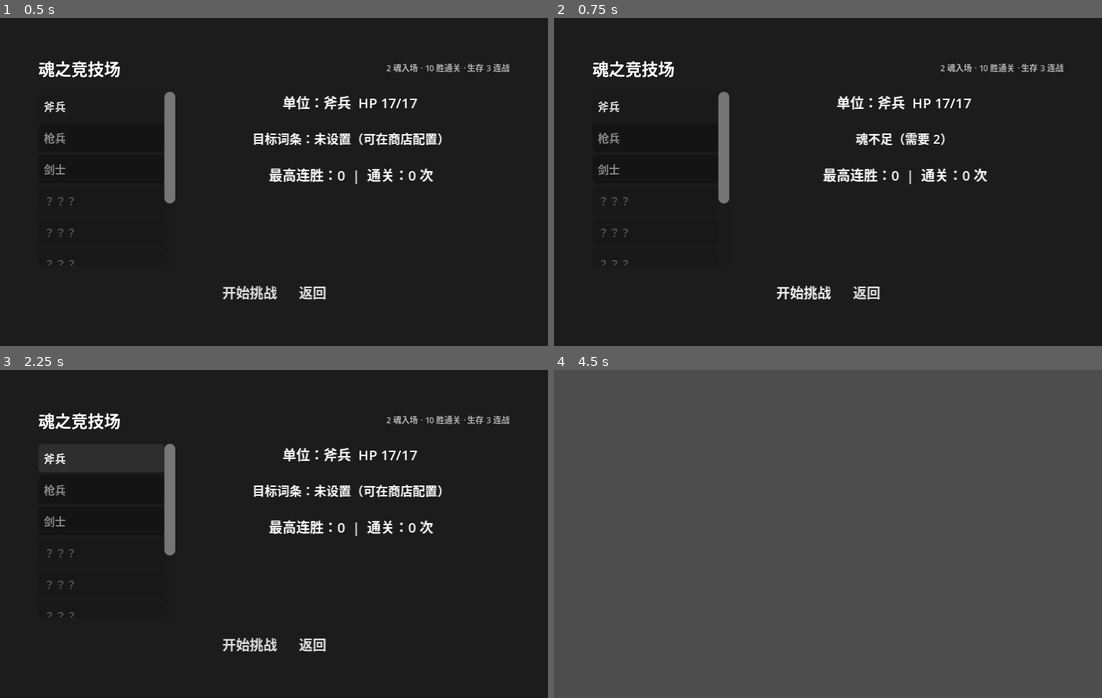
Above: before the commit, frames 1-4 (two rows, left to right).
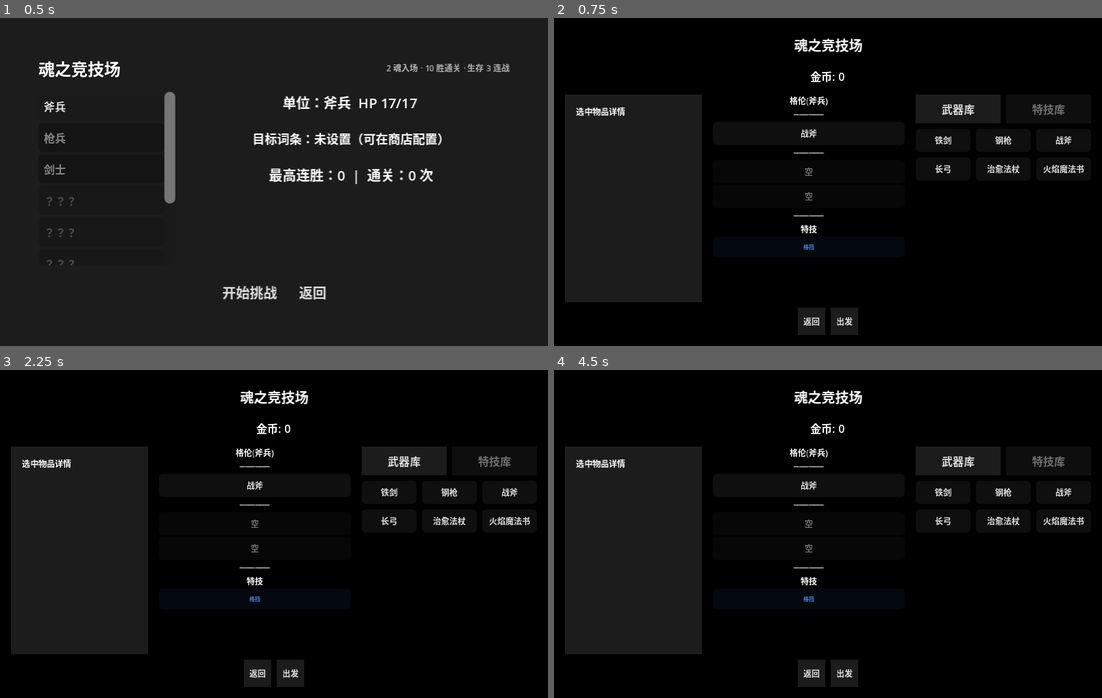
Above: after the commit, the same moments.

Repository: ZhuXilin/Dev_Project_260730
Game: Godot game, scene res://content/scenes/ui/Arena.tscn
The game is run twice, just before and just after one commit, with the same random seed, the same clock (stepped at 60 frames per second) and the same inputs. This scene is started directly instead of the project's main scene. Sound files missing from this copy of the repository are replaced by a short silence.
Inputs:
- Up to frame 1 (0.5 s): no input
- Up to frame 2 (0.75 s): click "开始挑战" at 0.5 s
- Up to frame 3 (2.25 s): click "开始挑战" at 1.25 s; click "斧兵" at 2 s
- Up to frame 4 (4.5 s): click "枪兵" at 2.75 s; click "剑士" at 3.5 s; click "返回" at 4.25 s

Frame 1 is identical in both runs. In frame 2, 68% of the frame differs, in the area x 0-100%, y 0-100%; in frame 3, 69%; in frame 4, 100%.

Commit message:
Rework arena

Diff:
--- a/function/global/ArenaEquipContext.gd
+++ b/function/global/ArenaEquipContext.gd
@@ -2,11 +2,13 @@
 class_name ArenaEquipContext
 extends EquipContext
 
-var arena_gold : int = 100
+var arena_gold : int = 0
 var player_data : UnitData = null
 var passives : Array = [null, null, null, null]
 var locked_talent_id : String = ""
-var talent_swap_chances : int = 1   # 剩余可换特技次数（开局给 1）
+
+# 特技切换成本（ARENA_REST 模式使用；DEPLOY 免费）
+var talent_swap_cost : int = 100
 
 func get_context_id() -> String: return "arena"
 func get_title() -> String: return "魂之竞技场"
@@ -33,22 +35,25 @@
 	if idx < 0 or idx >= passives.size(): return
 	passives[idx] = null
 
-# ---- 铁匠铺（竞技场有，消耗金币） ----
+# ---- 铁匠铺 ----
 func has_forge() -> bool: return true
 
-# ---- 特技（有限次数可换） ----
-func is_talent_locked() -> bool: return talent_swap_chances <= 0
+# ---- 特技（消耗金币，不限次数） ----
+func is_talent_locked() -> bool: return false
 
 func lock_talent(talent_id: String) -> void:
 	locked_talent_id = talent_id
 
+func can_swap_talent() -> bool:
+	return arena_gold >= talent_swap_cost
+
 func consume_talent_swap() -> bool:
-	if talent_swap_chances <= 0: return false
-	talent_swap_chances -= 1
+	if arena_gold < talent_swap_cost: return false
+	arena_gold -= talent_swap_cost
 	return true
 
-func grant_talent_swap(count: int = 1) -> void:
-	talent_swap_chances += count
+func get_talent_swap_cost() -> int:
+	return talent_swap_cost
 
 # ---- 确认 ----
 func on_confirm() -> void:
--- a/function/script/Arena.gd
+++ b/function/script/Arena.gd
@@ -5,7 +5,6 @@
 # ============================================================
 #  常量
 # ============================================================
-const ENTRY_COST : int = 2
 const CLEAR_TARGET : int = 10
 const SURVIVAL_ROUNDS : int = 3
 const CRYSTAL_PER_SOUL : int = 100
@@ -17,20 +16,30 @@
 const RETENTION_SURVIVAL : float = 0.1
 const RETREAT_RATIO : float = 0.8
 
-const GOLD_NORMAL : int = 100
-const GOLD_ELITE : int = 250
-const GOLD_BOSS : int = 500
-
-const CRYSTAL_NORMAL : int = 20
-const CRYSTAL_ELITE : int = 40
-const CRYSTAL_BOSS : int = 80
-
-const GOLD_SURVIVAL : Array = [200, 300, 500]
-const CRYSTAL_SURVIVAL : Array = [60, 80, 120]
-
-const SOUL_ELITE : int = 1
-const SOUL_BOSS : int = 2
-const SOUL_SURVIVAL_BOSS : int = 3
+# ---- 关键节点参与费 ----
+const ENTRY_COST_ELITE : int = 1
+const ENTRY_COST_BOSS : int = 2
+
+# ---- 战斗奖励递增（索引 = 当前已赢场数） ----
+const GOLD_BY_STREAK : Array = [
+	80, 100, 120, 150,
+	300,
+	200, 250, 300, 400,
+	700,
+]
+const CRYSTAL_BY_STREAK : Array = [
+	10, 15, 20, 30,
+	60,
+	40, 50, 60, 80,
+	150,
+]
+const GOLD_SURVIVAL : Array = [300, 400, 700]
+const CRYSTAL_SURVIVAL : Array = [70, 100, 200]
+
+# ---- 关键节点胜利魂奖励 ----
+const SOUL_ELITE : int = 2
+const SOUL_BOSS : int = 3
+const SOUL_SURVIVAL_BOSS : int = 5
 
 const ENEMY_SCALE_BY_STREAK : Array = [1.0, 1.15, 1.30, 1.45, 1.8, 1.75, 1.9, 2.05, 2.2, 2.5]
 const ENEMY_SCALE_SURVIVAL : Array = [2.5, 2.8, 3.2]
@@ -43,7 +52,7 @@
 #  局内状态
 # ============================================================
 var _phase : Phase = Phase.IDLE
-var _arena_gold : int = 100
+var _arena_gold : int = 0
 var _arena_crystals : int = 0
 var _streak : int = 0
 var _survival_round : int = 0
@@ -54,7 +63,6 @@
 var _run_total_crystals : int = 0
 var _run_total_soul : int = 0
 var _arena_passives : Array = [null, null, null, null]
-var _talent_swap_chances : int = 1
 
 # ============================================================
 #  节点引用
@@ -161,15 +169,15 @@
 	else:
 		var next_type = "普通"
 		if _streak == 4:
-			next_type = "★ 精英"
+			next_type = "★ 精英（付 %d 魂）" % ENTRY_COST_ELITE
 		elif _streak == 9:
-			next_type = "★ BOSS"
+			next_type = "★ BOSS（付 %d 魂）" % ENTRY_COST_BOSS
 		streak_label.text = "进度：%d / %d  |  下一战：%s  |  结晶：%d" % [
 			_streak, CLEAR_TARGET, next_type, _arena_crystals
 		]
 
 # ============================================================
-#  开始
+#  开始（免费入场）
 # ============================================================
 func _on_start_pressed():
 	if _phase != Phase.IDLE:
@@ -177,11 +185,7 @@
 	if not _current_player_data:
 		_show_hint("请先选择单位")
 		return
-	if GameState.soul < ENTRY_COST:
-		_show_hint("魂不足（需要 %d）" % ENTRY_COST)
-		return
-
-	GameState.soul -= ENTRY_COST
+
 	GameState.arena_total_runs += 1
 	SaveManager.auto_save()
 
@@ -199,7 +203,7 @@
 
 func _init_arena_state():
 	_phase = Phase.NORMAL
-	_arena_gold = 100
+	_arena_gold = 0
 	_arena_crystals = 0
 	_streak = 0
 	_survival_round = 0
@@ -208,7 +212,6 @@
 	_run_total_crystals = 0
 	_run_total_soul = 0
 	_arena_passives = [null, null, null, null]
-	_talent_swap_chances = 1
 	_locked_talent_id = ""
 
 	_current_player_data.reset_combat_buffs()
@@ -248,24 +251,32 @@
 # ============================================================
 func _run_battle_loop():
 	while _phase != Phase.END:
-		var shop_action = await _show_shop()
-
+		# ---- 关键节点：付参与费 ----
+		var entry_choice = await _check_entry_fee()
 		if not is_inside_tree():
 			return
-
+		if entry_choice == "decline":
+			_arena_crystals = int(_arena_crystals * RETREAT_RATIO)
+			_show_summary(true, "撤离")
+			return
+
+		# ---- 商店 ----
+		var shop_action = await _show_shop()
+		if not is_inside_tree():
+			return
 		if shop_action == "quit":
 			_show_summary(false, "放弃")
 			return
 
+		# ---- 战斗 ----
 		var winner = await _do_one_battle()
-
 		if not is_inside_tree():
 			return
-
 		if winner != 0:
 			_show_summary(false, "失败")
 			return
 
+		# ---- 胜利后处理 ----
 		if _phase == Phase.NORMAL:
 			_streak += 1
 			_run_best_streak = maxi(_run_best_streak, _streak)
@@ -282,7 +293,6 @@
 					_phase = Phase.SURVIVAL
 					_survival_round = 0
 				else:
-					_arena_crystals = int(_arena_crystals * RETREAT_RATIO)
 					_show_summary(true, "撤离")
 					return
 
@@ -296,6 +306,82 @@
 		SaveManager.auto_save()
 
 # ============================================================
+#  关键节点参与费
+# ============================================================
+func _check_entry_fee() -> String:
+	if _phase != Phase.NORMAL:
+		return "accept"
+
+	var cost = 0
+	if _streak == 4:
+		cost = ENTRY_COST_ELITE
+	elif _streak == 9:
+		cost = ENTRY_COST_BOSS
+	else:
+		return "accept"
+
+	# ---- 弹面板 ----
+	var choice = await _show_entry_fee_panel(cost)
+	if choice != "accept":
+		return "decline"
+
+	# ---- 扣魂 ----
+	if GameState.soul < cost:
+		return "decline"
+	GameState.soul -= cost
+	SaveManager.auto_save()
+	return "accept"
+
+func _show_entry_fee_panel(cost: int) -> String:
+	var scene = load(Config.PATHS.CONFIRM_UI)
+	if not scene:
+		return "decline"
+
+	var ui = scene.instantiate()
+	add_child(ui)
+
+	var is_boss = (cost == ENTRY_COST_BOSS)
+	var next_label = "BOSS" if is_boss else "精英"
+	var win_soul = SOUL_BOSS if is_boss else SOUL_ELITE
+
+	var soul_now = GameState.soul
+	var can_afford = soul_now >= cost
+
+	var msg = "【关键节点 · %s】\n\n" % next_label
+	msg += "下一战难度大幅提升。\n"
+	msg += "胜利奖励：+%d 魂 + 大额金币 / 结晶\n\n" % win_soul
+	msg += "参与费：%d 魂\n" % cost
+	msg += "当前魂：%d\n\n" % soul_now
+	if not can_afford:
+		msg += "⚠ 魂不足，只能撤离\n"
+	msg += "是否支付参与费继续挑战？"
+
+	var holder = {"value": ""}
+	if can_afford:
+		ui.show_confirm(
+			msg,
+			"支付继续",
+			"撤离结算",
+			func(): holder["value"] = "accept",
+			func(): holder["value"] = "decline",
+			true
+		)
+	else:
+		ui.show_confirm(
+			msg,
+			"撤离结算",
+			"",
+			func(): holder["value"] = "decline",
+			func(): pass,
+			false
+		)
+
+	while is_instance_valid(ui) and holder["value"] == "":
+		await get_tree().process_frame
+	await get_tree().process_frame
+	return holder["value"]
+
+# ============================================================
 #  商店
 # ============================================================
 func _show_shop() -> String:
@@ -304,7 +390,6 @@
 	ctx.player_data = _current_player_data
 	ctx.passives = _arena_passives.duplicate()
 	ctx.locked_talent_id = _locked_talent_id
-	ctx.talent_swap_chances = _talent_swap_chances
 
 	var scene = load(Config.PATHS.EQUIPMENT_CONFIG)
 	if not scene:
@@ -329,14 +414,12 @@
 	)
 
 	await panel.tree_exited
-
 	if not is_inside_tree():
 		return "quit"
 
 	_arena_gold = ctx.arena_gold
 	_arena_passives = ctx.passives.duplicate()
 	_locked_talent_id = ctx.locked_talent_id
-	_talent_swap_chances = ctx.talent_swap_chances
 
 	if _locked_talent_id != "" and _current_player_data:
 		GameState.arena_target_talents[_current_player_data.unit_name] = _locked_talent_id
@@ -392,7 +475,7 @@
 		_arena_crystals += rewards.crystal
 		_run_total_crystals += rewards.crystal
 
-		# ---- 关键节点魂 ----
+		# ---- 关键节点魂奖励 ----
 		var soul_gain = _calc_soul_reward()
 		if soul_gain > 0:
 			GameState.soul += soul_gain
@@ -407,11 +490,11 @@
 			exp_actual = TalentManager.add_talent_exp(_current_player_data.unit_name, _locked_talent_id, exp_gain)
 			new_level = TalentManager.get_talent_level(_current_player_data.unit_name, _locked_talent_id)
 
+		# ★ 每战回满 HP
 		_current_player_data.hit_points = _current_player_data.max_hp
 		_streak_active = true
 		SaveManager.auto_save()
 
-		# ★ 用 RewardSummaryUI 显示本场奖励
 		await _show_battle_rewards(rewards, soul_gain, exp_actual, old_level, new_level, battle_index)
 		if not is_inside_tree():
 			return 1
@@ -432,7 +515,7 @@
 	return 0
 
 # ============================================================
-#  战斗奖励弹窗（复用 RewardSummaryUI）
+#  战斗奖励弹窗
 # ============================================================
 func _show_battle_rewards(rewards: Dictionary, soul_gain: int,
 		exp_gain: int, old_level: int, new_level: int, battle_index: int):
@@ -440,17 +523,14 @@
 	if not summary:
 		return
 
-	# ---- 构建 items ----
 	var items : Array = []
 
-	# 结晶
 	var crystal_item = ItemData.new()
 	crystal_item.id = "arena_crystal"
 	crystal_item.name = "结晶 +%d" % int(rewards.crystal)
 	crystal_item.description = ""
 	items.append(crystal_item)
 
-	# 词条经验
 	if exp_gain > 0 and _locked_talent_id != "":
 		var talent_data = TalentManager.get_talent_data(_locked_talent_id)
 		var talent_name = talent_data.display_name if talent_data else _locked_talent_id
@@ -464,12 +544,10 @@
 			exp_item.description = talent_data.description
 		items.append(exp_item)
 
-	# ---- 标题 ----
 	var title = "第 %d 战胜利" % battle_index
 	if _phase == Phase.SURVIVAL:
 		title = "生存 %d / %d 胜利" % [_survival_round + 1, SURVIVAL_ROUNDS]
 
-	# ---- 显示 ----
 	summary.setup_reward(rewards.gold, soul_gain, items, false, title)
 	summary.open()
 	await summary.confirmed
@@ -485,14 +563,12 @@
 		_current_player_data.max_armor_slots = 3
 		while _current_player_data.armor_slots.size() < 3:
 			_current_player_data.armor_slots.append(null)
-		_talent_swap_chances += 1
-		print("[Arena] 第 5 战胜利：防具槽 +1，可换特技 ×1")
+		print("[Arena] 第 5 战胜利：防具槽 +1")
 	elif _streak == 10:
 		_current_player_data.max_armor_slots = 4
 		while _current_player_data.armor_slots.size() < 4:
 			_current_player_data.armor_slots.append(null)
-		_talent_swap_chances += 1
-		print("[Arena] 第 10 战胜利：防具槽 +1，可换特技 ×1")
+		print("[Arena] 第 10 战胜利：防具槽 +1")
 
 func _get_failure_retention() -> float:
 	if _phase == Phase.SURVIVAL:
@@ -511,15 +587,15 @@
 func _is_boss_battle() -> bool:
 	return _phase == Phase.NORMAL and _streak == 9
 
+# ============================================================
+#  奖励查表（递增）
+# ============================================================
 func _calc_battle_rewards() -> Dictionary:
 	if _phase == Phase.SURVIVAL:
 		var idx = mini(_survival_round, 2)
 		return {"crystal": CRYSTAL_SURVIVAL[idx], "gold": GOLD_SURVIVAL[idx]}
-	if _is_elite_battle():
-		return {"crystal": CRYSTAL_ELITE, "gold": GOLD_ELITE}
-	if _is_boss_battle():
-		return {"crystal": CRYSTAL_BOSS, "gold": GOLD_BOSS}
-	return {"crystal": CRYSTAL_NORMAL, "gold": GOLD_NORMAL}
+	var i = mini(_streak, GOLD_BY_STREAK.size() - 1)
+	return {"crystal": CRYSTAL_BY_STREAK[i], "gold": GOLD_BY_STREAK[i]}
 
 func _calc_exp_gain(enemy_type: String) -> int:
 	var base = _get_enemy_arena_exp(enemy_type)
@@ -586,7 +662,7 @@
 	return int(unit_dict.get("arena_exp", 30))
 
 # ============================================================
-#  通关面板
+#  通关面板（第 10 战后）
 # ============================================================
 func _show_clear_panel() -> String:
 	var scene = load(Config.PATHS.CONFIRM_UI)
@@ -596,18 +672,14 @@
 	var ui = scene.instantiate()
 	add_child(ui)
 
-	var soul_preview = floori(float(_arena_crystals) / CRYSTAL_PER_SOUL)
-	var retreat_crystals = int(_arena_crystals * RETREAT_RATIO)
-	var retreat_soul = floori(float(retreat_crystals) / CRYSTAL_PER_SOUL)
 	var survival_preview = int(_arena_crystals * 1.5)
-	var survival_soul = floori(float(survival_preview) / CRYSTAL_PER_SOUL)
 
 	var msg = "【10 连胜达成】\n\n"
-	msg += "当前结晶：%d（可兑换 %d 魂）\n\n" % [_arena_crystals, soul_preview]
+	msg += "当前结晶：%d\n\n" % _arena_crystals
 	msg += "选择：\n"
-	msg += "· 撤离：结算 +%d 结晶（%d 魂）\n" % [retreat_crystals, retreat_soul]
+	msg += "· 撤离：立即结算\n"
 	msg += "· 生存：3 连战不可撤离\n"
-	msg += "  · 通过：结晶 ×1.5 → %d（%d 魂）+3 魂\n" % [survival_preview, survival_soul]
+	msg += "  · 通过：结晶 ×1.5 → %d + %d 魂\n" % [survival_preview, SOUL_SURVIVAL_BOSS]
 	msg += "  · 失败：仅保留 10%% 结晶\n\n"
 	msg += "是否进入生存模式？"
 
@@ -627,7 +699,7 @@
 	return holder["value"]
 
 # ============================================================
-#  最终结算（也用 RewardSummaryUI）
+#  结算
 # ============================================================
 func _show_summary(success: bool, reason: String):
 	if success:
--- a/function/script/EquipmentConfig.gd
+++ b/function/script/EquipmentConfig.gd
@@ -1198,9 +1198,7 @@
 		if source_type == "library_weapon": return target_type == "weapon"
 		if source_type == "weapon" and target_type == "weapon": return true
 		if source_type == "library_talent" and target_type == "talent":
-			# ★ 竞技场特技锁
-			if _context.get_context_id() == "arena" and _context.is_talent_locked():
-				return false
+			# 竞技场 DEPLOY 模式免费，不限次数
 			return _check_talent_compatibility(data, target)
 		if source_type == "talent" and target_type == "talent": return _check_talent_compatibility(data, target)
 		return false
@@ -1214,7 +1212,8 @@
 		if source_type == "weapon" and target_type == "weapon": return true
 		if source_type == "armor" and target_type == "armor": return true
 		if source_type == "library_talent" and target_type == "talent":
-			if _context.get_context_id() == "arena" and _context.is_talent_locked():
+			# ★ 竞技场 ARENA_REST 需要金币
+			if _context.get_context_id() == "arena" and not _context.can_swap_talent():
 				return false
 			return _check_talent_compatibility(data, target)
 		if source_type == "talent" and target_type == "talent": return _check_talent_compatibility(data, target)
@@ -1463,11 +1462,18 @@
 			Globals.show_confirm(self, "特技已被 %s 装备" % equipped_unit, "确定", "", func(): pass, func(): pass, false)
 			return
 
-		# ★ 竞技场：消耗一次换特技机会
-		if _context.get_context_id() == "arena":
+		# ★ 竞技场 ARENA_REST 模式：扣金币
+		if _context.get_context_id() == "arena" and current_mode != Mode.DEPLOY:
+			var cost = _context.get_talent_swap_cost()
+			if not _context.can_swap_talent():
+				Globals.show_confirm(self, "金币不足（需要 %d）" % cost, "确定", "", func(): pass, func(): pass, false)
+				return
 			if not _context.consume_talent_swap():
-				Globals.show_confirm(self, "本局已无更换特技机会", "确定", "", func(): pass, func(): pass, false)
 				return
+			_context.lock_talent(talent_id)
+			_update_gold_display()
+		elif _context.get_context_id() == "arena":
+			# DEPLOY 模式：免费，但仍记录锁定
 			_context.lock_talent(talent_id)
 
 		var inst = TalentInstance.new()
